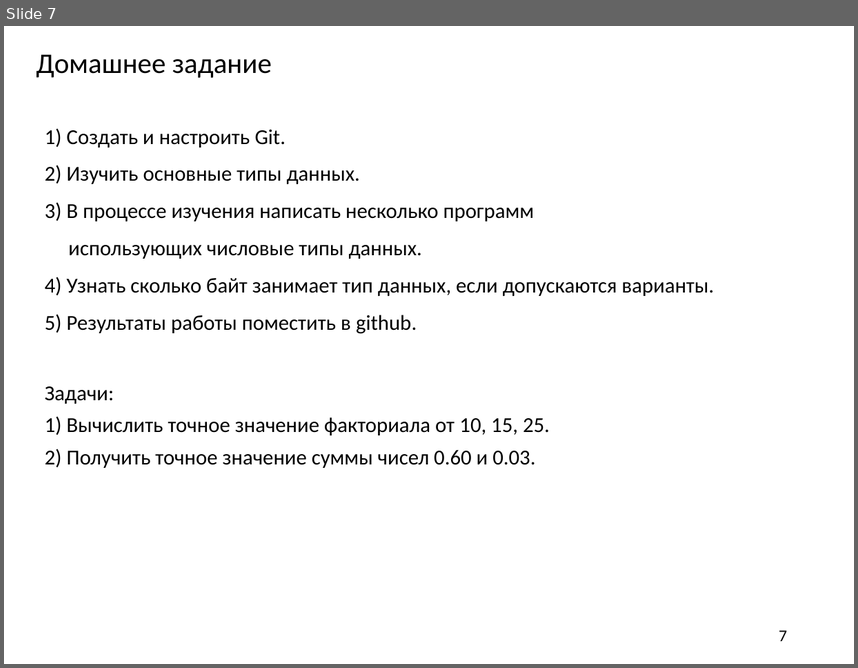
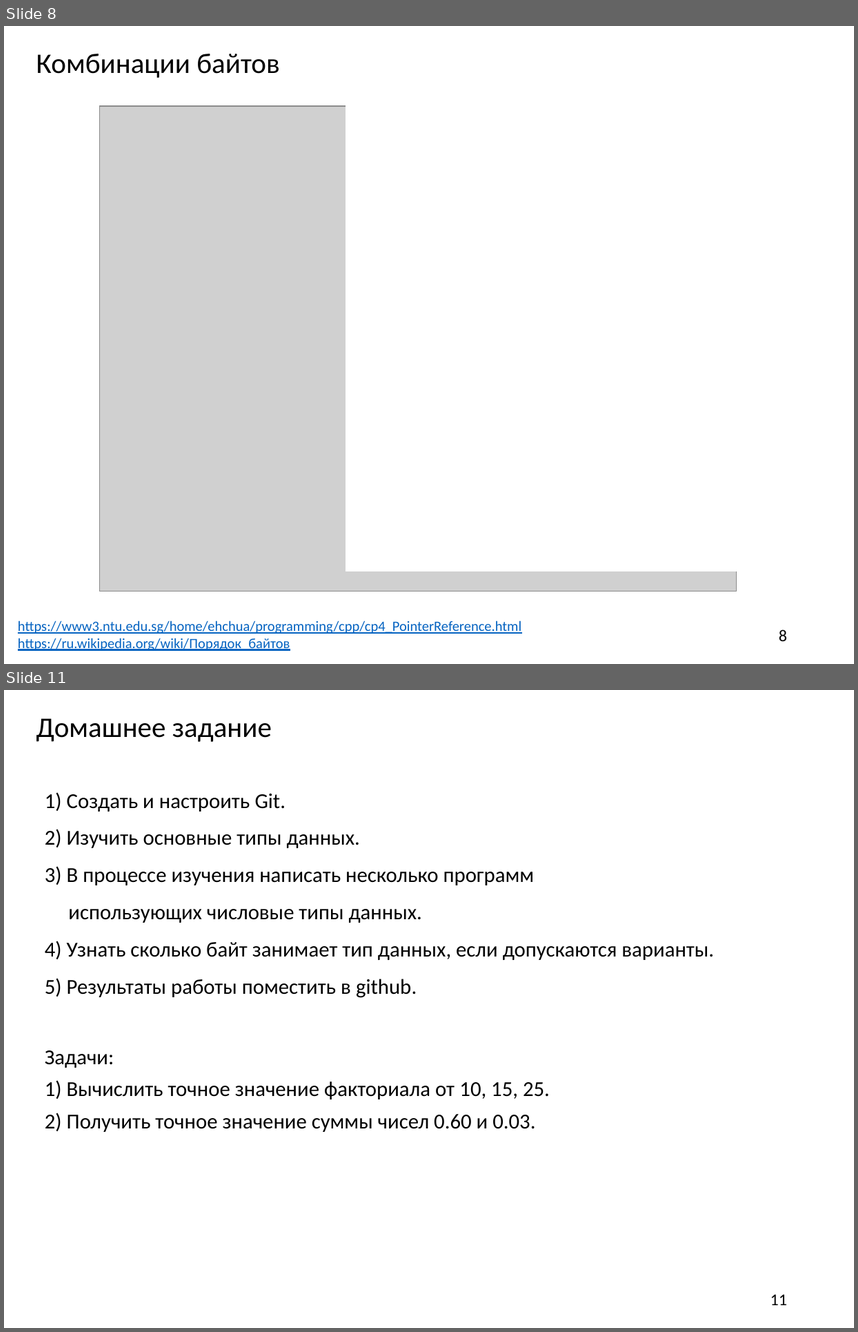
Before and after one commit to AleksandrVakulenko/Pascal_lectures, a slide deck: 1. Введение/1. Введение.pptx. Shown one above the other, each under a label of ours: slide 7 before the commit, slides 8 and 11 after it; the slides between them are not shown. The pictures are 858x668 and 858x1332 pixels, drawn with LibreOffice and Linux fonts; fonts in the diff are those of the drawing; grey boxes stand for pictures. Boxes give left, top, right and bottom in pixels: in the first picture for what was removed or moved away, otherwise in the second. Text is boxed around its words. In the diff, an @@ line names an element or a change of style, - is before the commit and + after.

```diff
--- a/1. Введение/1. Введение.pptx
+++ b/1. Введение/1. Введение.pptx
@@ slide 8 added at [4,26,854,664], background #FFFFFF @@
@@ text added at [36,54,279,78], 24 pt, text #000000 @@
+Комбинации байтов
@@ picture added at [100,106,737,590] @@
@@ rectangle added at [346,99,758,571], fill #FFFFFF, outline #FFFFFF 1 pt @@
@@ text added at [18,620,522,650], 12 pt, text #0563C1, underline @@
+https://www3.ntu.edu.sg/home/ehchua/programming/cpp/cp4_PointerReference.html
+https://ru.wikipedia.org/wiki/Порядок_байтов
@@ page number added at [779,629,787,641], 14 pt, text #000000 @@
+8
@@ what was slide 7 is now slide 11 @@
@@ page number at [771,1294,787,1305]: text changed @@
-7
+11
```
Also in this commit, not shown: 3 slides changed, 3 other slides added, 3 other files.
